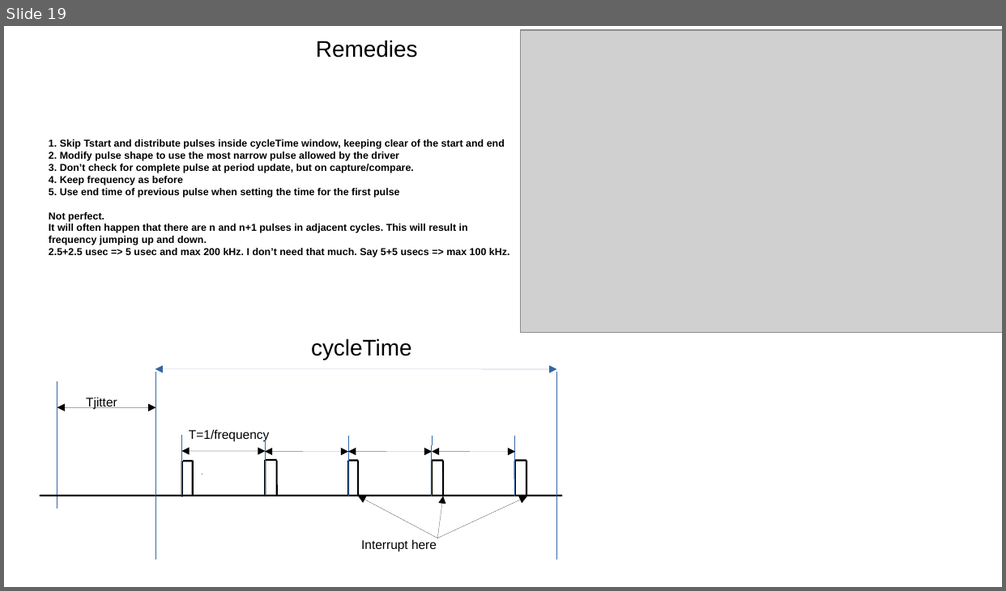
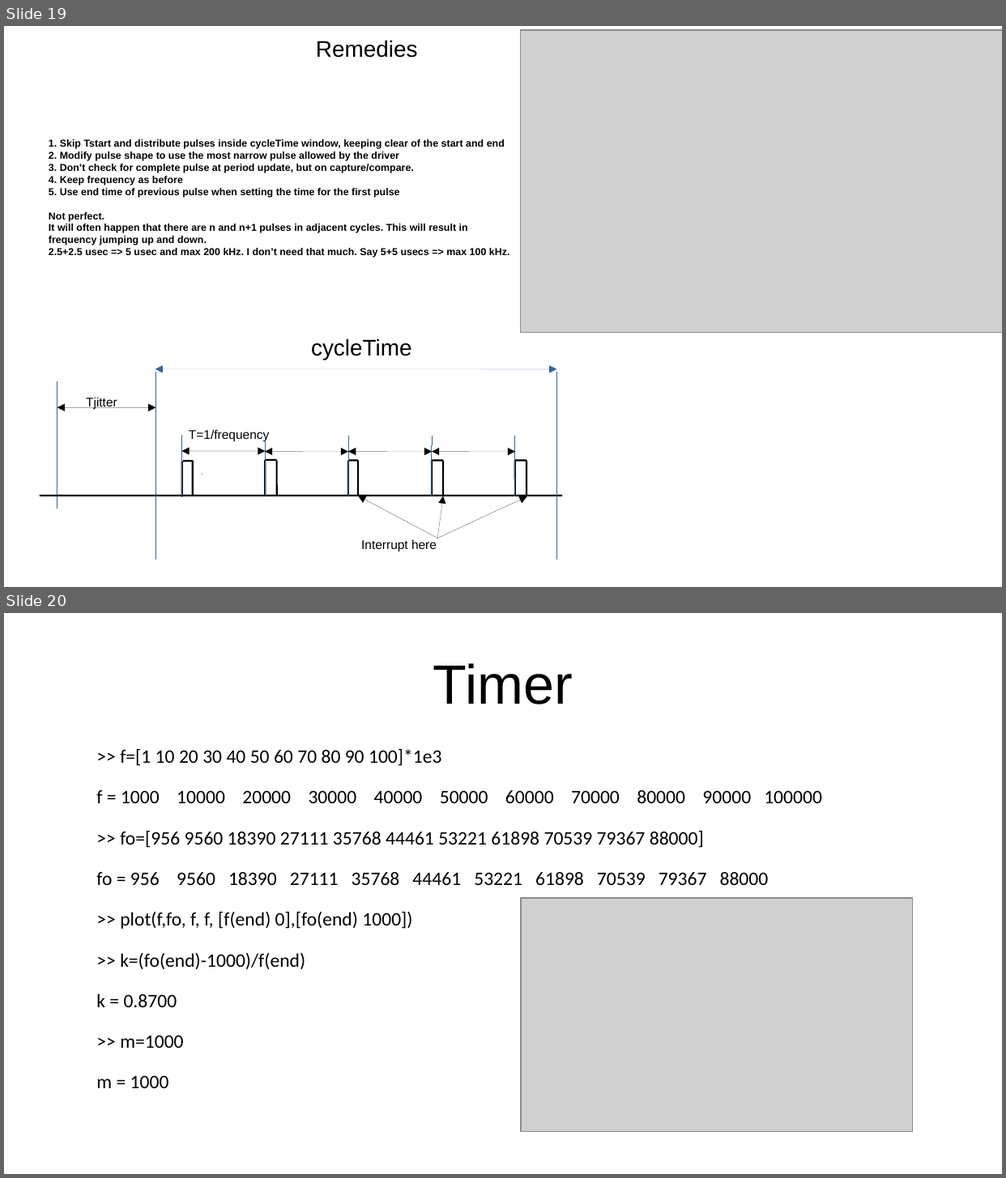
Before and after one commit to MetalMusings/MyOwnEtherCATDevice, a slide deck: Firmware/doc/Stepgen.odp. Shown one above the other, each under a label of ours: slide 19 before the commit, slides 19 and 20 after it. The pictures are 1006x591 and 1006x1178 pixels, drawn with LibreOffice and Linux fonts; fonts in the diff are those of the drawing; grey boxes stand for pictures. Boxes give left, top, right and bottom in pixels: in the first picture for what was removed or moved away, otherwise in the second. Text is boxed around its words. In the diff, an @@ line names an element or a change of style, - is before the commit and + after.

```diff
--- a/Firmware/doc/Stepgen.odp
+++ b/Firmware/doc/Stepgen.odp
@@ slide 20 added at box(4, 613, 1002, 1174), background #FFFFFF @@
@@ title added at box(433, 663, 573, 705), 44 pt, text #000000 @@
+Timer
@@ text added at box(96, 749, 822, 1048), 15.2 pt, text #000000 @@
+>> f=[1 10 20 30 40 50 60 70 80 90 100]*1e3
+f = 1000 10000 20000 30000 40000 50000 60000 70000 80000 90000 100000
+>> fo=[956 9560 18390 27111 35768 44461 53221 61898 70539 79367 88000]
+fo = 956 9560 18390 27111 35768 44461 53221 61898 70539 79367 88000
+>> plot(f,fo, f, f, [f(end) 0],[fo(end) 1000])
+>> k=(fo(end)-1000)/f(end)
+k = 0.8700
+>> m=1000
+m = 1000
@@ picture added at box(521, 898, 913, 1132) @@
```
Also in this commit, not shown: 2 other files.
